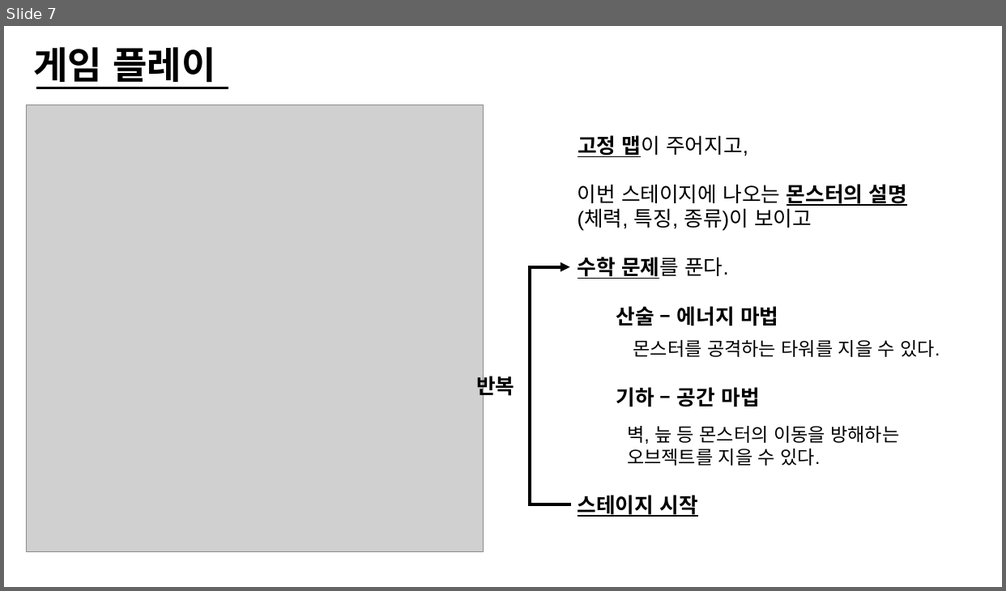
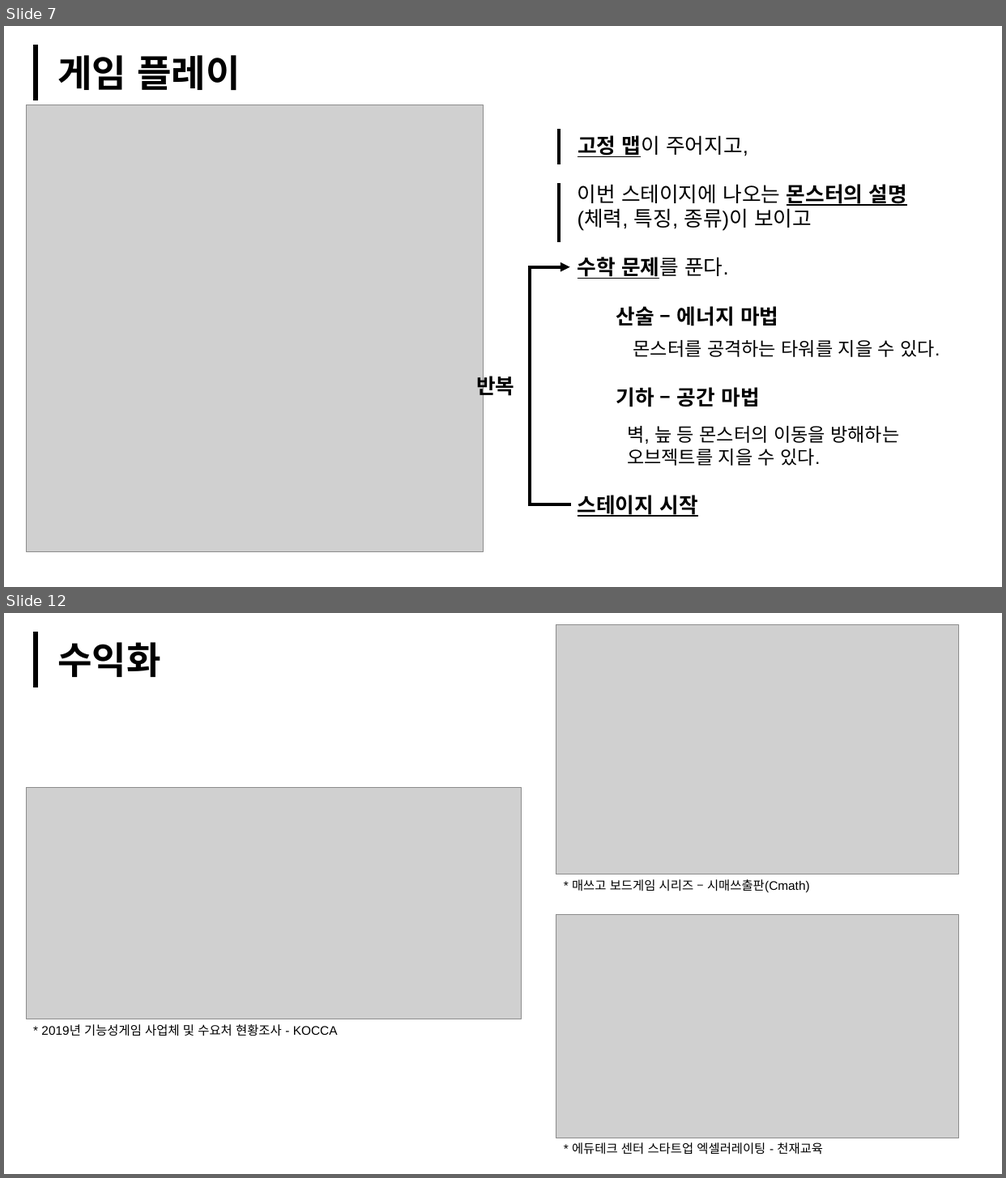
Before and after one commit to Bandyck/Design, a slide deck: 컨셉PT_Serious_임경태.pptx. Shown one above the other, each under a label of ours: slide 7 before the commit, slides 7 and 12 after it; the slides between them are not shown. The pictures are 1006x591 and 1006x1178 pixels, drawn with LibreOffice and Linux fonts; fonts in the diff are those of the drawing; grey boxes stand for pictures. Boxes give left, top, right and bottom in pixels: in the first picture for what was removed or moved away, otherwise in the second. Text is boxed around its words. In the diff, an @@ line names an element or a change of style, - is before the commit and + after.

```diff
--- a/컨셉PT_Serious_임경태.pptx
+++ b/컨셉PT_Serious_임경태.pptx
@@ slide 12 added at [4, 613, 1002, 1174], background #FFFFFF @@
@@ line added from (36, 632) to (36, 688), #000000 5 pt @@
@@ picture added at [556, 625, 959, 875] @@
@@ text added at [57, 642, 161, 677], 36 pt, text #000000, bold @@
+수익화
@@ picture added at [26, 787, 521, 1020] @@
@@ text added at [572, 879, 810, 893], 12 pt, text #000000 @@
+* 매쓰고 보드게임 시리즈 – 시매쓰출판(Cmath)
@@ picture added at [556, 914, 959, 1139] @@
@@ text added at [41, 1024, 338, 1037], 12 pt, text #000000 @@
+* 2019년 기능성게임 사업체 및 수요처 현황조사 - KOCCA
@@ text added at [572, 1143, 823, 1155], 12 pt, text #000000 @@
+* 에듀테크 센터 스타트업 엑셀러레이팅 - 천재교육
@@ slide 7 changed as well @@
@@ line added from (36, 45) to (36, 101), #000000 5 pt @@
@@ text "게임 플레이" rewrapped from [33, 47, 216, 88] to [57, 55, 241, 90] @@
@@ line removed from (36, 88) to (228, 88) @@
@@ line added from (560, 130) to (560, 165), #000000 3 pt @@
@@ line added from (560, 183) to (560, 242), #000000 3 pt @@
```
Also in this commit, not shown: 7 other slides changed, 7 other slides added, 2 slides removed, 2 other files.
